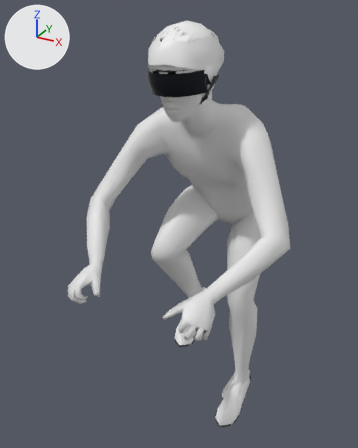
A saved change to the glTF model apps/client/public/models/avatar/rider_lod2.glb.
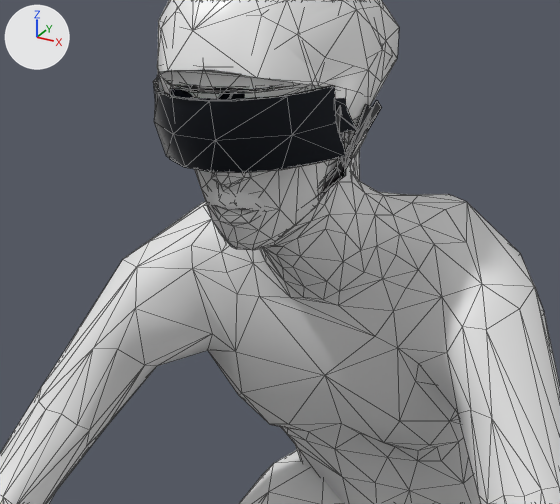
The first picture shows the older version from a 50 mm lens placed at (0.714, -1.573, 1.741), pointed at (-0.077, -0.135, 1.022). The close-ups show the older and then the newer version on the part from 28% to 77% of the width and 10% to 45% of the height of that picture. Only the edits that show in the close-ups are written down. Every picture has the same lights, and +X, +Y and +Z are marked at upper left. The close-ups show mesh edges as thin lines. Vertices at exactly the same position are counted once.

Objects in the first close-up: 'rider_body_lod2', 'rider_glasses_lod2', 'rider_helmet_aero_lod2', 'rider_helmet_lod2', 'rider_moustache_lod2' and 1 more.
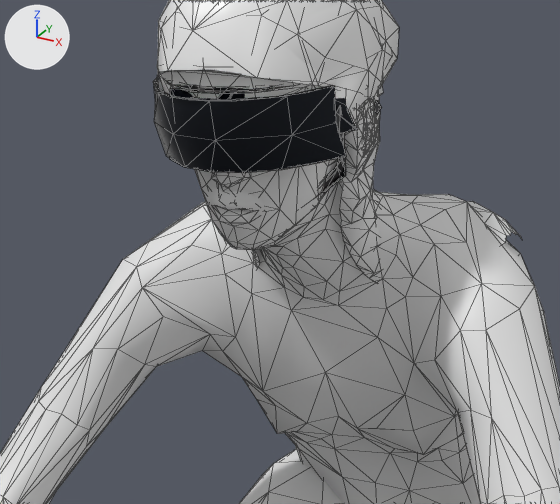
Location of each change, [x1, y1, x2, y2] in pixels of the close-ups (560 x 504 px; the box of a moved part takes in the faces that stretch with it):
'rider_body_lod2', reshaped: before [0, 119, 560, 504]; after [0, 158, 560, 504]
'rider_hairs_long_lod2', added: after [252, 91, 522, 283]
'rider_hairs_curls_lod2', added (mostly hidden): after [378, 81, 383, 96]
'rider_hairs_bob_lod2', added (mostly hidden): after [360, 98, 370, 111]
part 1 of me_rider_body_lod2, moved or reshaped: [94, 235, 473, 490] in both

Patch to the scene script:
```diff
--- a/apps/client/public/models/avatar/rider_lod2.glb.py
+++ b/apps/client/public/models/avatar/rider_lod2.glb.py
@@ me_rider_body_lod2 @@
 # used by ob_rider_body_lod2; location = (0.0, 0.0, 0.0)
-me_rider_body_lod2.from_pydata(...)  # 1188 vertices, 2319 faces; spans x -0.36..0.37, y -0.6..0.3, z 0.16..1.67
+me_rider_body_lod2.from_pydata(...)  # 1190 vertices, 2323 faces; spans x -0.36..0.37, y -0.6..0.3, z 0.16..1.67
+# me_rider_body_lod2 part 1
+# 36 vertices are removed from x -0.18..0.23, y -0.21..0.1, z 1.15..1.37
+# 143 faces are deleted
+# 15 vertices move from x -0.13..0.23, y -0.22..0.09, z 1.18..1.39 to x -0.13..0.23, y -0.22..0.09, z 1.16..1.39
+# 41 vertices are added at x -0.18..0.22, y -0.2..0.1, z 1.15..1.36
+# 128 new faces join them, mat_jersey (white #e7e7e7)
+# 25 new faces join them, mat_jersey_accent (white #e7e7e7)
+# other edits to the shape of me_rider_body_lod2 do not show in these pictures
 me_rider_body_lod2.materials.append(mat_skin)
@@ me_rider_hairs_long_lod2 @@
+me_rider_hairs_long_lod2.from_pydata(...)  # 656 vertices, 1129 faces; spans x -0.179..0.179, y -0.341..0.017, z 1.363..1.685
+me_rider_hairs_long_lod2.materials.append(mat_hair)  # white #e7e7e7
@@ me_rider_hairs_curls_lod2 @@
+me_rider_hairs_curls_lod2.from_pydata(...)  # 348 vertices, 608 faces; spans x -0.091..0.091, y -0.348..-0.113, z 1.499..1.693
+me_rider_hairs_curls_lod2.materials.append(mat_hair)  # white #e7e7e7
@@ me_rider_hairs_bob_lod2 @@
+me_rider_hairs_bob_lod2.from_pydata(...)  # 608 vertices, 1079 faces; spans x -0.09..0.091, y -0.342..-0.115, z 1.444..1.683
+me_rider_hairs_bob_lod2.materials.append(mat_hair)  # white #e7e7e7
@@ ob_rider_hairs_long_lod2 @@
+ob_rider_hairs_long_lod2 = bpy.data.objects.new('rider_hairs_long_lod2', me_rider_hairs_long_lod2)
+ob_rider_hairs_long_lod2.location = (0.0, 0.0, 0.0)
@@ ob_rider_hairs_curls_lod2 @@
+ob_rider_hairs_curls_lod2 = bpy.data.objects.new('rider_hairs_curls_lod2', me_rider_hairs_curls_lod2)
+ob_rider_hairs_curls_lod2.location = (0.0, 0.0, 0.0)
@@ ob_rider_hairs_bob_lod2 @@
+ob_rider_hairs_bob_lod2 = bpy.data.objects.new('rider_hairs_bob_lod2', me_rider_hairs_bob_lod2)
+ob_rider_hairs_bob_lod2.location = (0.0, 0.0, 0.0)
```
